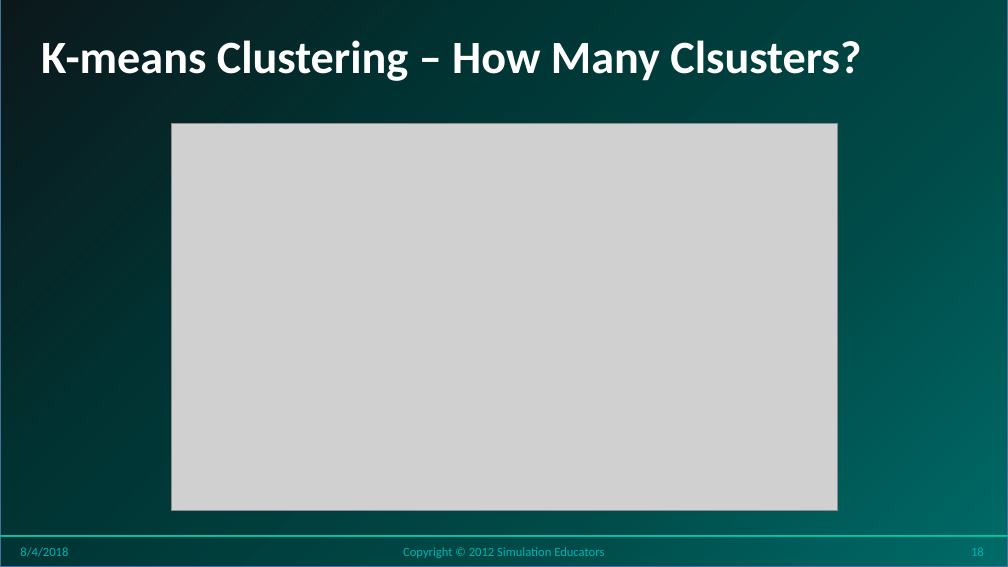
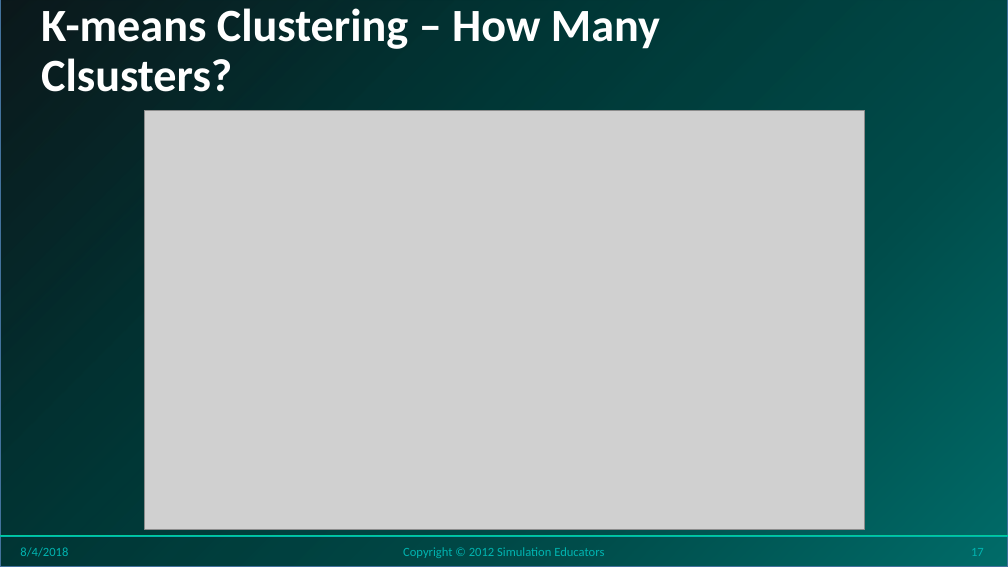
Before and after one commit to stricje1/VIT_University, a slide deck: slide 17 of Predictive_Modeling/PPT/Seminar 12 - Text Mining.pptx (slide 18 before the commit). Drawn at 1008x567 pixels with LibreOffice and Linux fonts; fonts in the diff are those of the drawing; grey boxes stand for pictures; background and template pictures are left out. Boxes give left, top, right and bottom in pixels: in the first picture for what was removed or moved away, otherwise in the second. Text is boxed around its words. In the diff, an @@ line names an element or a change of style, - is before the commit and + after.

```diff
--- a/Predictive_Modeling/PPT/Seminar 12 - Text Mining.pptx
+++ b/Predictive_Modeling/PPT/Seminar 12 - Text Mining.pptx
@@ title "K-means Clustering – How Many ..." rewrapped from box(41, 40, 861, 81) to box(41, 8, 660, 92) @@
@@ picture: place and size @@
-picture at box(172, 123, 838, 511)
+picture at box(144, 110, 864, 529)
@@ page number at box(971, 548, 984, 556): text changed @@
-18
+17
```
Also in this commit, not shown: 16 other slides changed, 1 slide removed, 3 other files.
